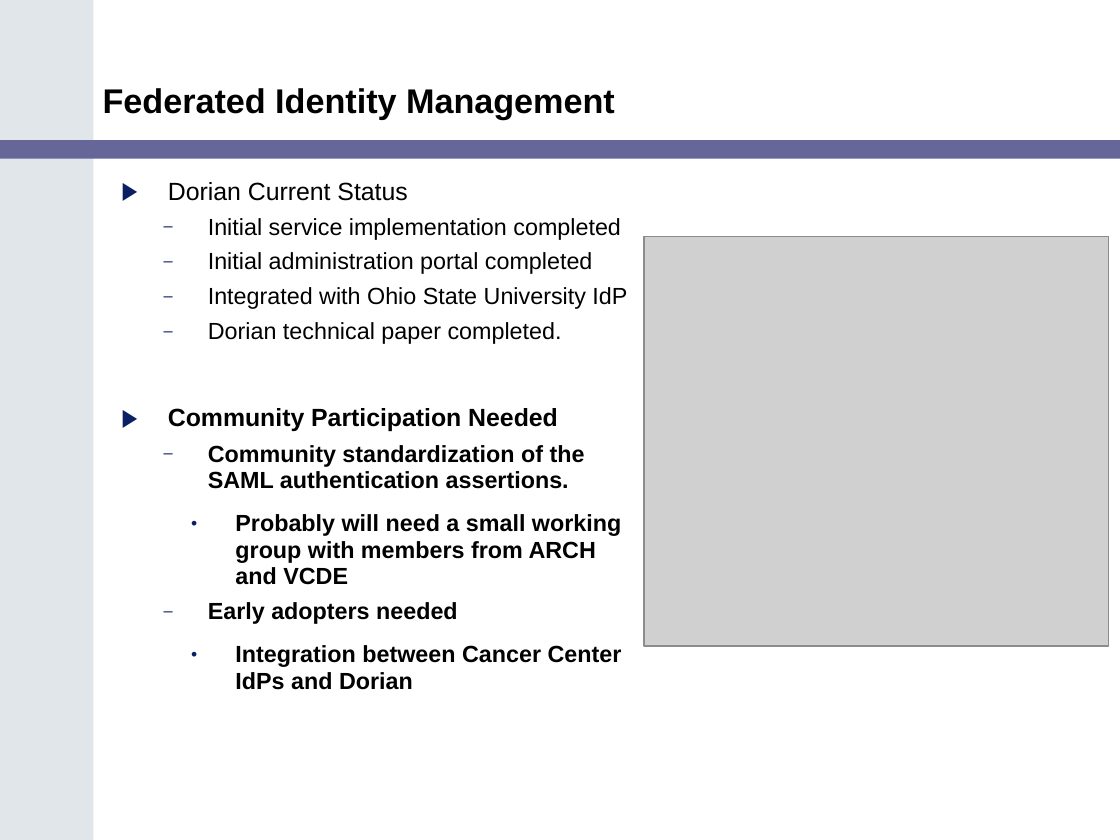
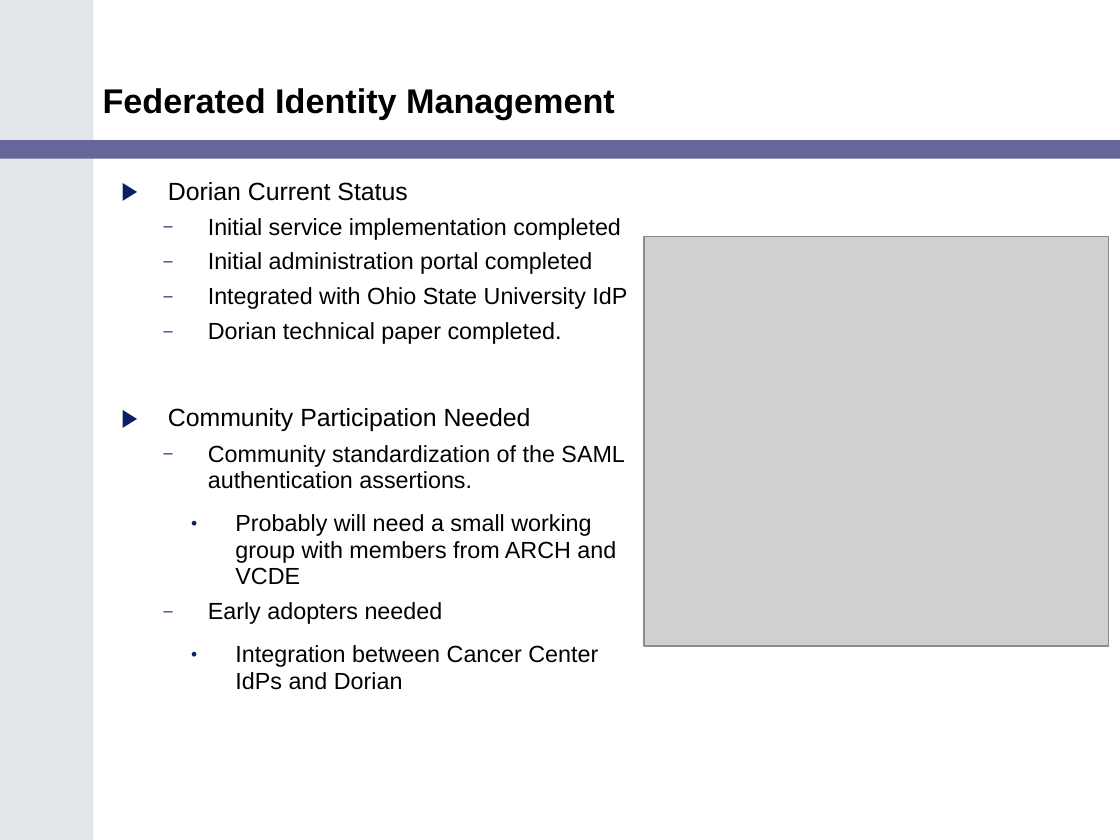
Before and after one commit to NCIP/cagrid-portal, a slide deck: slide 8 of cagrid-1-0/Documentation/presentations/200602_VCDE_ARCH/caGrid_Security_Arch_VCDE_Feb2.ppt. Drawn at 1120x840 pixels with LibreOffice and Linux fonts; fonts in the diff are those of the drawing; grey boxes stand for pictures; background and template pictures are left out. Boxes give left, top, right and bottom in pixels: in the first picture for what was removed or moved away, otherwise in the second. Text is boxed around its words. In the diff, an @@ line names an element or a change of style, - is before the commit and + after.

```diff
--- a/cagrid-1-0/Documentation/presentations/200602_VCDE_ARCH/caGrid_Security_Arch_VCDE_Feb2.ppt
+++ b/cagrid-1-0/Documentation/presentations/200602_VCDE_ARCH/caGrid_Security_Arch_VCDE_Feb2.ppt
@@ text at [168,408,624,690]: bold off in "Community Participation Needed", "Community standardization of the SAML authentication asserti ...", "Probably will need a small working group ...", "Early adopters needed" and 1 more places @@
```
Also in this commit, not shown: 2 other slides changed.
